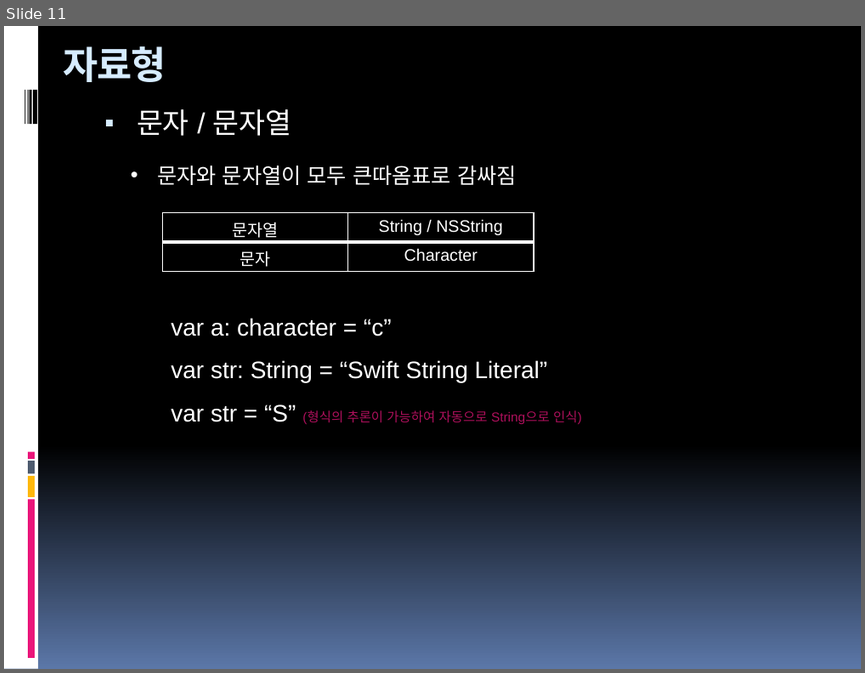
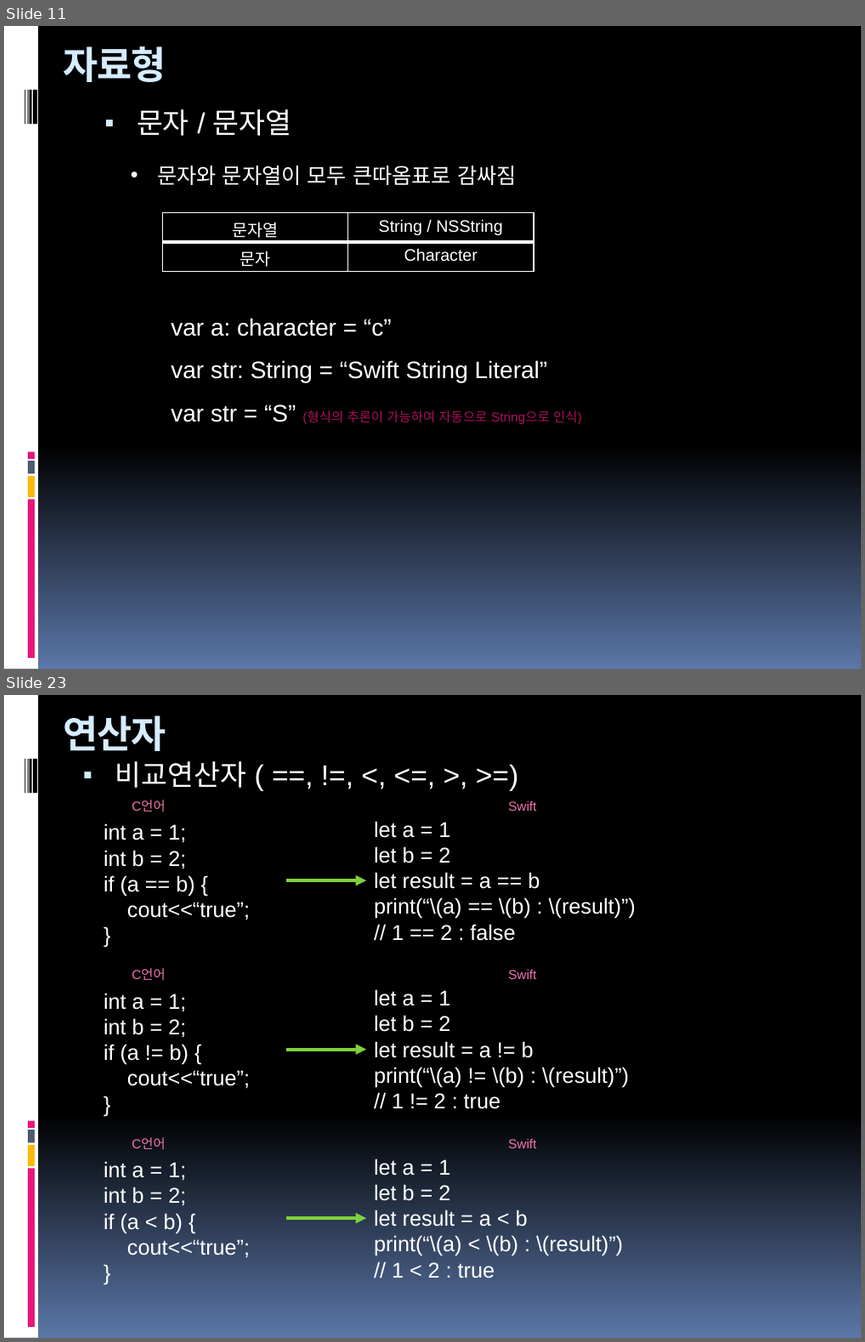
Before and after one commit to hounga13/helloSwift, a slide deck: Swift세미나자료.pptx. Shown one above the other, each under a label of ours: slide 11 before the commit, slides 11 and 23 after it; the slides between them are not shown. The pictures are 865x673 and 865x1342 pixels, drawn with LibreOffice and Linux fonts; fonts in the diff are those of the drawing. Boxes give left, top, right and bottom in pixels: in the first picture for what was removed or moved away, otherwise in the second. Text is boxed around its words. In the diff, an @@ line names an element or a change of style, - is before the commit and + after.

Commit message:
5장연산자

```diff
--- a/Swift세미나자료.pptx
+++ b/Swift세미나자료.pptx
@@ slide 23 added at <box>4,695,861,1338</box>, background gradient #000000 to #5B77A8; not listed: 9 template elements that a slide beside it also shows @@
@@ title added at <box>63,715,166,751</box>, 32 pt, text #D6ECFF, bold @@
+연산자
@@ text added at <box>115,761,247,788</box>, 24 pt, text #FFFFFF @@
+▪ 비교연산자 ( ==, !=, <, <=, >, >=)
@@ group added at <box>103,800,636,941</box>: 4 texts, 1 arrow @@
+let a = 1
+let b = 2
+let result = a == b
+print(“\(a) == \(b) : \(result)”)
+// 1 == 2 : false
+Swift
+C언어
+int a = 1;
+int b = 2;
+if (a == b) {
+cout<<“true”;
+}
@@ group added at <box>103,969,629,1109</box>: 4 texts, 1 arrow @@
+let a = 1
+let b = 2
+let result = a != b
+print(“\(a) != \(b) : \(result)”)
+// 1 != 2 : true
+Swift
+C언어
+int a = 1;
+int b = 2;
+if (a != b) {
+cout<<“true”;
+}
@@ group added at <box>103,1137,623,1278</box>: 4 texts, 1 arrow @@
+let a = 1
+let b = 2
+let result = a < b
+print(“\(a) < \(b) : \(result)”)
+// 1 < 2 : true
+Swift
+C언어
+int a = 1;
+int b = 2;
+if (a < b) {
+cout<<“true”;
+}
```
Also in this commit, not shown: 2 slides changed, 18 other slides added.
